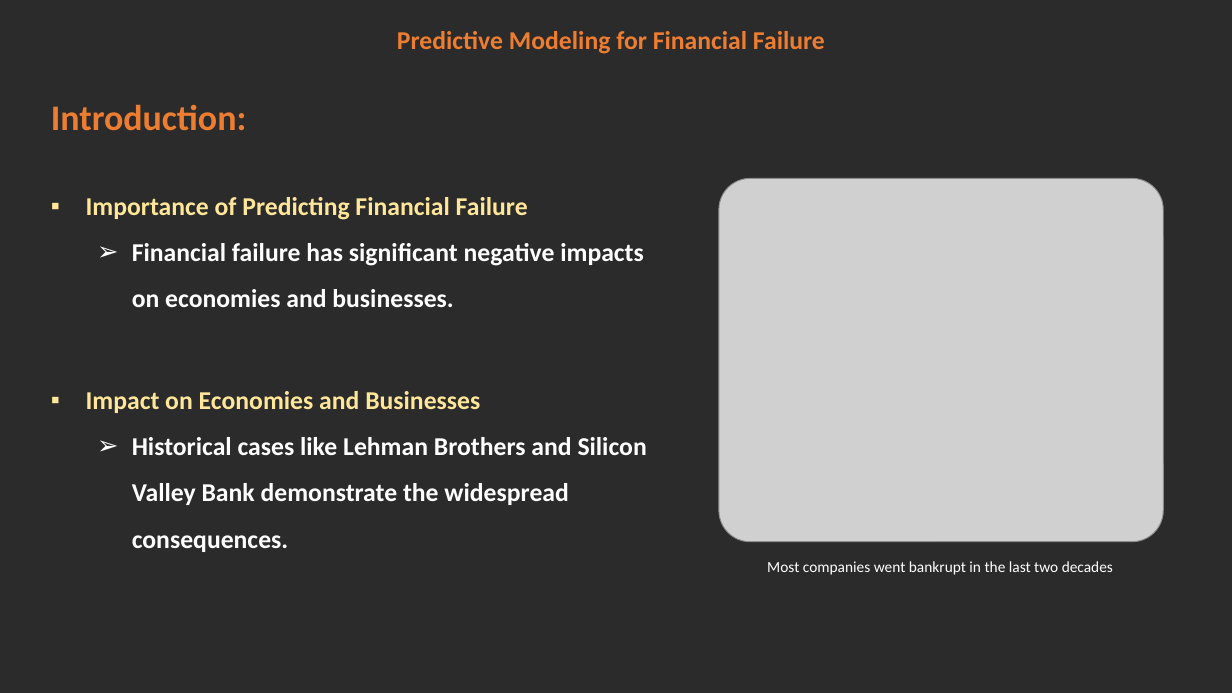
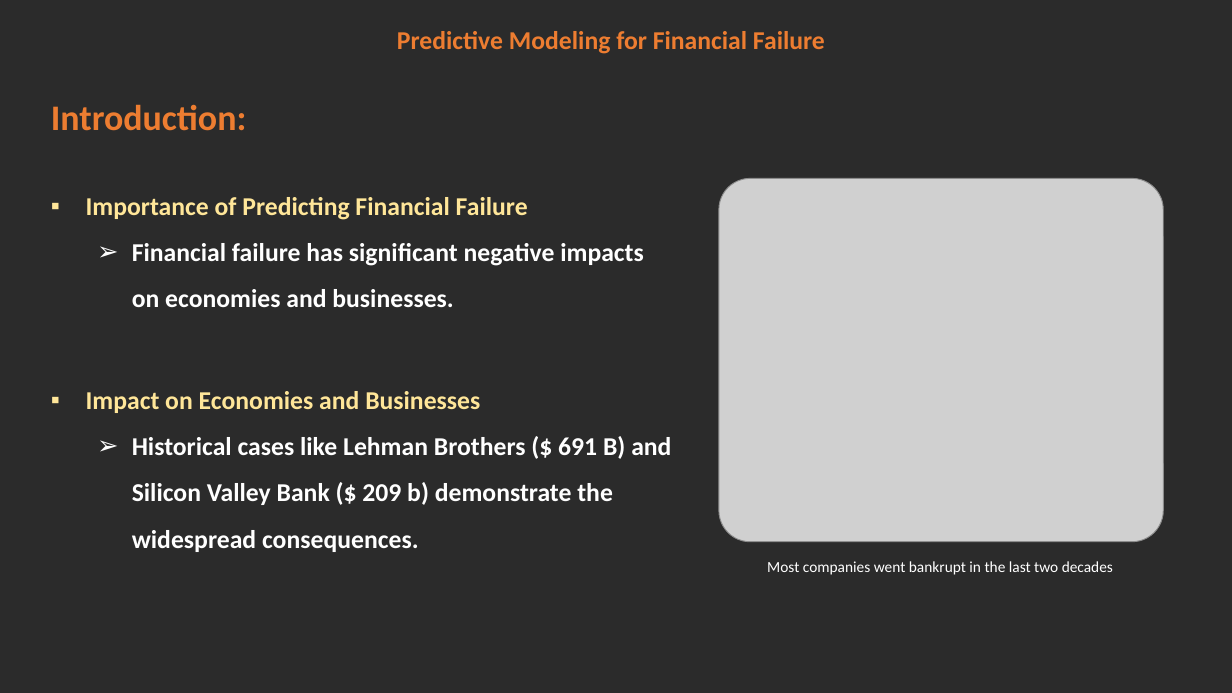
Before and after one commit to jash1112/Forecasting-bankrupt-companies-Project, a slide deck: slide 2 of Presentation.pptx. Drawn at 1232x693 pixels with LibreOffice and Linux fonts; fonts in the diff are those of the drawing; grey boxes stand for pictures; background and template pictures are left out; a plain dark background stands for a picture behind light text. Boxes give left, top, right and bottom in pixels: in the first picture for what was removed or moved away, otherwise in the second. Text is boxed around its words. In the diff, an @@ line names an element or a change of style, - is before the commit and + after.

```diff
--- a/Presentation.pptx
+++ b/Presentation.pptx
@@ text at box(132, 436, 671, 552): text changed @@
-  ➢ Historical cases like Lehman Brothers and Silicon Valley Bank demonstrate the widespread consequences.
+  ➢ Historical cases like Lehman Brothers ($ 691 B) and Silicon Valley Bank ($ 209 b) demonstrate the widespread consequences.
```
Also in this commit, not shown: 3 other slides changed, 1 slide added, 5 other files.
